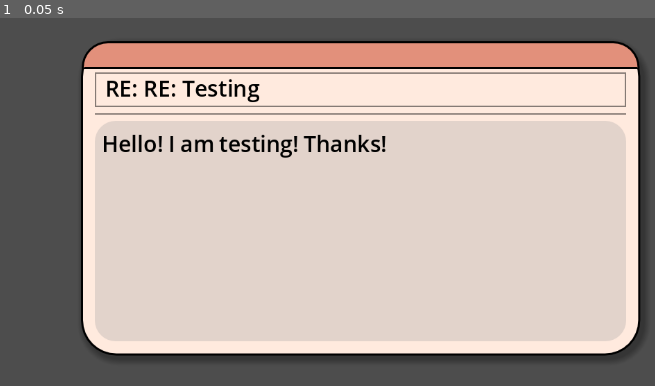
Above: before the commit, frame 1.
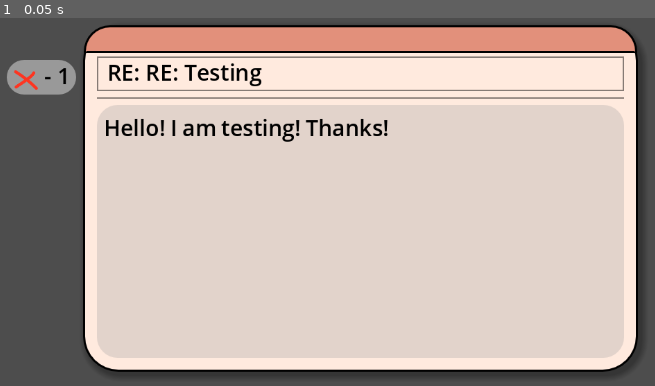
Above: after the commit, the same moment.

Repository: ikearatvibes/chill25_game
Game: Godot game, scene res://Scenes/game.tscn
Same seed, same stepped clock (60 frames per second), same inputs: the game is played once before the commit and once after it.
Inputs:
- Up to frame 1 (0.05 s): no input

The runs differ from the first frame. In frame 1, 24% of the frame differs, in the area x 1-98%, y 1-97%.

Commit message:
Removal UI and bug fixes

Diff:
--- a/Materials/Puzzles/testing/Test1Puzzle.tres
+++ b/Materials/Puzzles/testing/Test1Puzzle.tres
@@ -8,5 +8,5 @@
 title = "RE: RE: Testing"
 starting_text = "Hello! I am testing! Thanks!"
 solved_text = "I am testing! Thanks!"
-word_deletes = 0
+word_deletes = 1
 letter_deletes = 0
--- a/Scenes/Text/usable_rich_text.tscn
+++ b/Scenes/Text/usable_rich_text.tscn
@@ -35,10 +35,12 @@
 text_autowrap_mode = 0
 
 [node name="RichTextLabel" type="RichTextLabel" parent="."]
-custom_minimum_size = Vector2(50, 50)
-layout_mode = 2
-offset_right = 100.0
-offset_bottom = 50.0
+layout_mode = 1
+anchors_preset = 15
+anchor_right = 1.0
+anchor_bottom = 1.0
+grow_horizontal = 2
+grow_vertical = 2
 size_flags_vertical = 4
 mouse_filter = 1
 theme_override_colors/default_color = Color(0, 0, 0, 1)
--- /dev/null
+++ b/Scenes/removalUI.tscn
@@ -0,0 +1,33 @@
+[gd_scene load_steps=5 format=3 uid="uid://sn52youg6fgd"]
+
+[ext_resource type="Texture2D" uid="uid://bah1t6jnhk5pw" path="res://Assets/x_testing.png" id="1_ribsu"]
+[ext_resource type="Theme" uid="uid://duowea83rtf4k" path="res://Materials/Themes/overall_theme.tres" id="1_xc0y1"]
+[ext_resource type="Script" path="res://Scenes/removal_ui.gd" id="2_v4m3l"]
+[ext_resource type="PackedScene" uid="uid://ct3tfncha3soj" path="res://Scenes/Text/usable_rich_text.tscn" id="2_xgrot"]
+
+[node name="RemovalUI" type="Panel"]
+custom_minimum_size = Vector2(100, 50)
+theme = ExtResource("1_xc0y1")
+script = ExtResource("2_v4m3l")
+
+[node name="Hbox" type="HBoxContainer" parent="."]
+layout_mode = 1
+anchors_preset = 15
+anchor_right = 1.0
+anchor_bottom = 1.0
+grow_horizontal = 2
+grow_vertical = 2
+alignment = 1
+
+[node name="RemovalImg" type="TextureRect" parent="Hbox"]
+custom_minimum_size = Vector2(50, 50)
+layout_mode = 2
+texture = ExtResource("1_ribsu")
+expand_mode = 1
+stretch_mode = 4
+
+[node name="UsableRichText" parent="Hbox" instance=ExtResource("2_xgrot")]
+layout_mode = 2
+text = "- 1 "
+label_text = "- 1 "
+default_text_bbcode = "[center]%s[/center]"
--- /dev/null
+++ b/Scenes/removal_ui.gd
@@ -0,0 +1,23 @@
+@tool
+extends Panel
+class_name RemovalUI
+
+@onready var removal_img: TextureRect = $Hbox/RemovalImg
+@onready var usable_rich_text: UsableRichText = $Hbox/UsableRichText
+
+@export var amount : int = 0:
+	set(value):
+		amount = value
+		if !is_inside_tree(): return
+		usable_rich_text.label_text = amount_base % amount
+
+@export var amount_base : String = "- %s ":
+	set(value):
+		amount_base = value
+		amount = amount #redeclare to recall its setter
+
+@export var texture : Texture:
+	set(value):
+		texture = value
+		if !is_inside_tree(): return
+		removal_img.texture = value
--- a/Scenes/window.gd
+++ b/Scenes/window.gd
@@ -2,13 +2,22 @@
 
 @export var current_puzzle : Puzzle = null
 
+
+
+#texts
 var current_body : Array[String] = []
 var current_body_objects : Array[UsableRichText]
-
-
 @onready var body_word_container: HFlowContainer = $Background/Email/Body/BodyWordContainer
 
 @onready var title_text: UsableRichText = $Background/Email/HeaderLine/TitleText
+
+#removal
+var word_removals : int = 0
+var letter_removals : int = 0
+
+@onready var word_removal: RemovalUI = $RemovalUIContainer/WordRemoval
+@onready var letter_removal: RemovalUI = $RemovalUIContainer/LetterRemoval
+
 
 const USABLE_RICH_TEXT = preload("res://Scenes/Text/usable_rich_text.tscn")
 
@@ -26,6 +35,9 @@
 
 	#loads the title
 	load_title()
+
+	#load removal amounts
+	load_removal_amounts()
 
 func load_body_words():
 	#reset words
@@ -55,5 +67,20 @@
 func load_title():
 	title_text.label_text = current_puzzle.title
 
+func load_removal_amounts():
+	word_removals = current_puzzle.word_deletes
+	letter_removals = current_puzzle.letter_deletes
+
+	if word_removals == 0: word_removal.visible = false
+	else: setup_removal_ui(word_removal, word_removals)
+
+	if letter_removals == 0: letter_removal.visible = false
+	else: setup_removal_ui(letter_removal, letter_removals)
+
+func setup_removal_ui(ui : RemovalUI, amount : int):
+	ui.visible = true
+	ui.amount = amount
+
+
 func word_clicked(word : UsableRichText):
 	print("Clicked: %s" % word.label_text)
--- a/Scenes/window.tscn
+++ b/Scenes/window.tscn
@@ -1,9 +1,11 @@
-[gd_scene load_steps=10 format=3 uid="uid://cb7eoklmootph"]
+[gd_scene load_steps=12 format=3 uid="uid://cb7eoklmootph"]
 
 [ext_resource type="Theme" uid="uid://duowea83rtf4k" path="res://Materials/Themes/overall_theme.tres" id="1_n45td"]
 [ext_resource type="PackedScene" uid="uid://ct3tfncha3soj" path="res://Scenes/Text/usable_rich_text.tscn" id="2_kjttx"]
 [ext_resource type="Script" path="res://Scenes/window.gd" id="2_vsia7"]
 [ext_resource type="Resource" uid="uid://ct156rbcf6i0g" path="res://Materials/Puzzles/testing/Test1Puzzle.tres" id="3_l8qri"]
+[ext_resource type="PackedScene" uid="uid://sn52youg6fgd" path="res://Scenes/removalUI.tscn" id="5_1vcwc"]
+[ext_resource type="Texture2D" uid="uid://bah1t6jnhk5pw" path="res://Assets/x_testing.png" id="5_bjh7j"]
 
 [sub_resource type="StyleBoxFlat" id="StyleBoxFlat_o20wa"]
 bg_color = Color(1, 0.915643, 0.870732, 1)
@@ -55,11 +57,17 @@
 corner_radius_bottom_left = 30
 
 [node name="Window" type="Control"]
-custom_minimum_size = Vector2(500, 500)
+custom_minimum_size = Vector2(800, 500)
 layout_mode = 3
-anchors_preset = 15
-anchor_right = 1.0
-anchor_bottom = 1.0
+anchors_preset = 8
+anchor_left = 0.5
+anchor_top = 0.5
+anchor_right = 0.5
+anchor_bottom = 0.5
+offset_left = -400.0
+offset_top = -250.0
+offset_right = 400.0
+offset_bottom = 250.0
 grow_horizontal = 2
 grow_vertical = 2
 theme = ExtResource("1_n45td")
@@ -68,11 +76,9 @@
 
 [node name="Background" type="Panel" parent="."]
 layout_mode = 1
-anchors_preset = -1
-anchor_left = 0.15
-anchor_top = 0.15
-anchor_right = 0.85
-anchor_bottom = 0.85
+anchors_preset = 15
+anchor_right = 1.0
+anchor_bottom = 1.0
 grow_horizontal = 2
 grow_vertical = 2
 mouse_filter = 2
@@ -145,3 +151,23 @@
 grow_horizontal = 2
 grow_vertical = 2
 theme_override_constants/h_separation = 7
+
+[node name="RemovalUIContainer" type="VBoxContainer" parent="."]
+layout_mode = 1
+anchors_preset = -1
+anchor_bottom = 0.2
+offset_left = -110.0
+offset_top = 50.0
+offset_right = -10.0
+offset_bottom = 40.0
+theme_override_constants/separation = 15
+
+[node name="WordRemoval" parent="RemovalUIContainer" instance=ExtResource("5_1vcwc")]
+layout_mode = 2
+amount = 1
+texture = ExtResource("5_bjh7j")
+
+[node name="LetterRemoval" parent="RemovalUIContainer" instance=ExtResource("5_1vcwc")]
+layout_mode = 2
+amount = 1
+texture = ExtResource("5_bjh7j")
--- a/project.godot
+++ b/project.godot
@@ -18,5 +18,6 @@
 [file_customization]
 
 folder_colors={
+"res://Assets/": "purple",
 "res://Materials/": "green"
 }
Binary file added: Assets/x_testing.png
Not shown, added: Assets/x_testing.png.import
